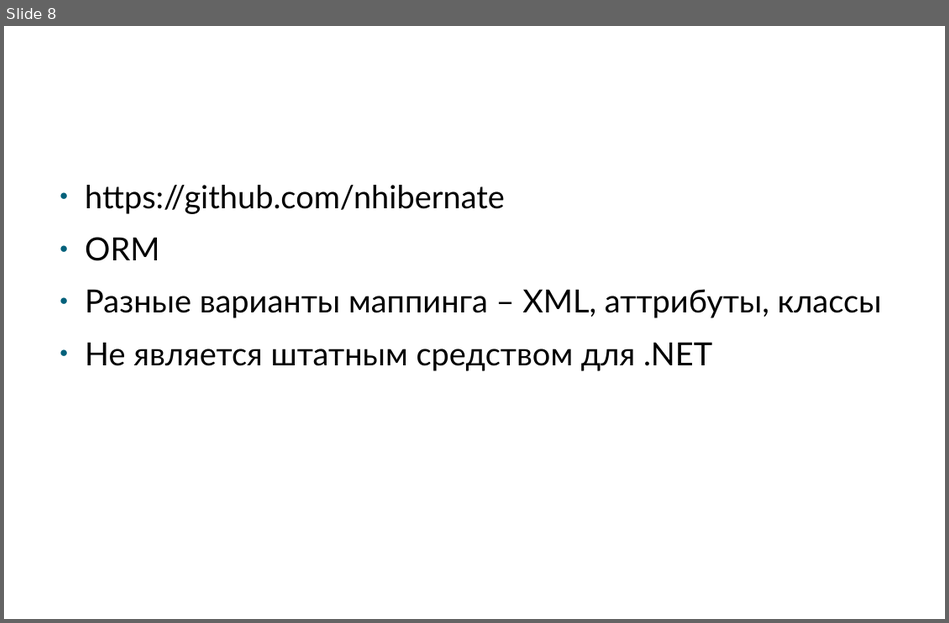
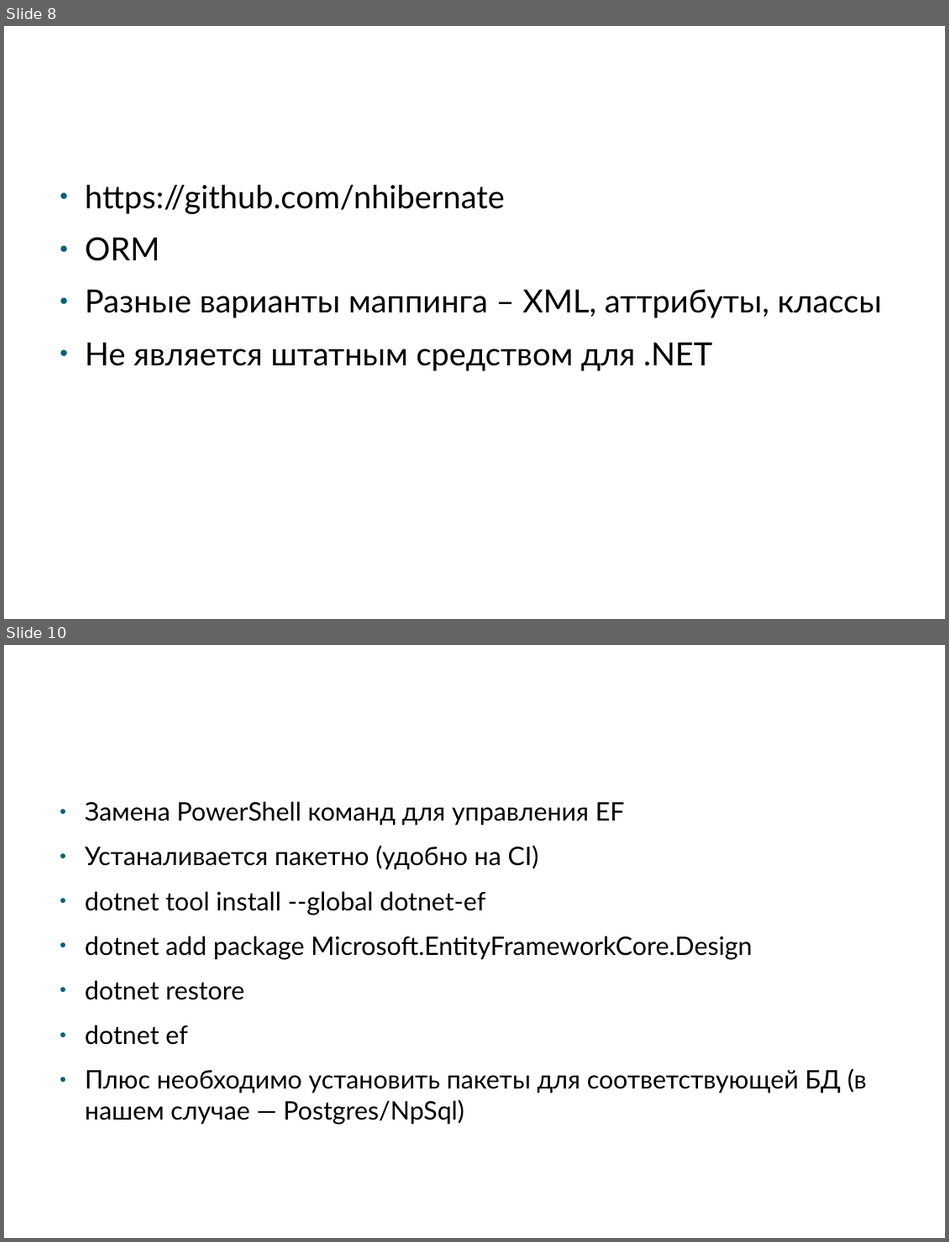
Before and after one commit to klimenkoAnna/DeveloperInstrumentalTools, a slide deck: docs/ETU DIT #3.pptx. Shown one above the other, each under a label of ours: slide 8 before the commit, slides 8 and 10 after it; the slides between them are not shown. The pictures are 949x623 and 949x1242 pixels, drawn with LibreOffice and Linux fonts; fonts in the diff are those of the drawing; background and template pictures are left out. Boxes give left, top, right and bottom in pixels: in the first picture for what was removed or moved away, otherwise in the second. Text is boxed around its words. In the diff, an @@ line names an element or a change of style, - is before the commit and + after.

```diff
--- a/docs/ETU DIT #3.pptx
+++ b/docs/ETU DIT #3.pptx
@@ slide 10 added at [4, 645, 945, 1238], background picture (left out) @@
@@ text added at [51, 654, 899, 753], 60 pt, text #FFFFFF @@
+EF Core Tools
@@ text added at [85, 801, 867, 1124], 25.6 pt, text #000000 @@
+● Замена PowerShell команд для управления EF
+● Устаналивается пакетно (удобно на CI)
+● dotnet tool install --global dotnet-ef
+● dotnet add package Microsoft.EntityFrameworkCore.Design
+● dotnet restore
+● dotnet ef
+● Плюс необходимо установить пакеты для соответствующей БД (в нашем случае — Postgres/NpSql)
```
Also in this commit, not shown: 5 slides changed, 3 other slides added, 2 slides removed.
